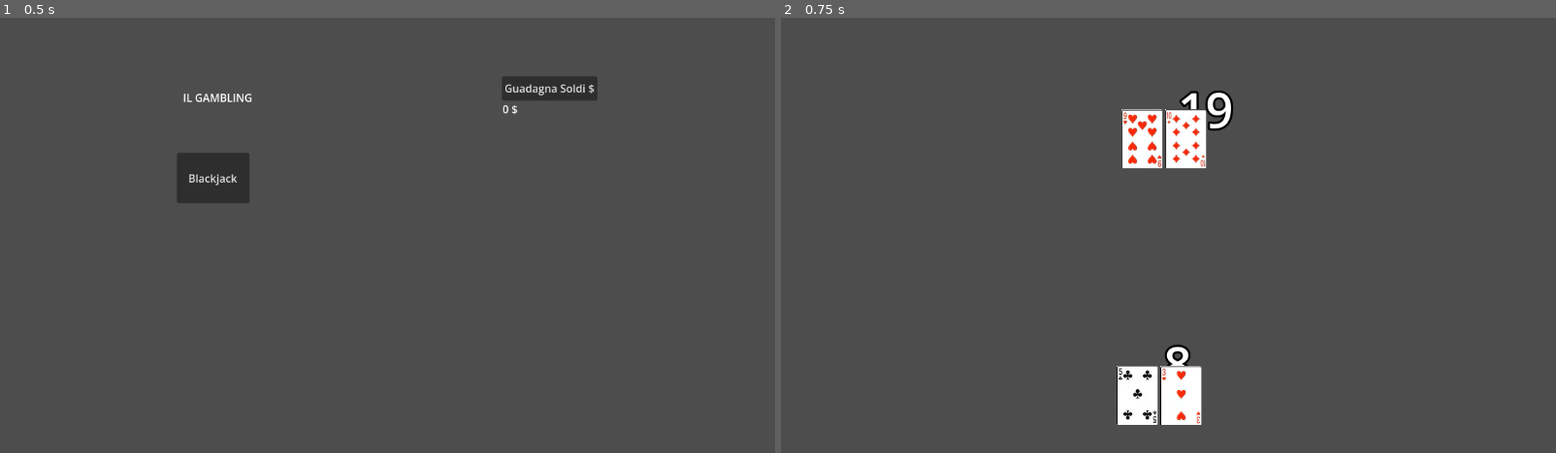
Above: before the commit, frames 1-2 (left to right).
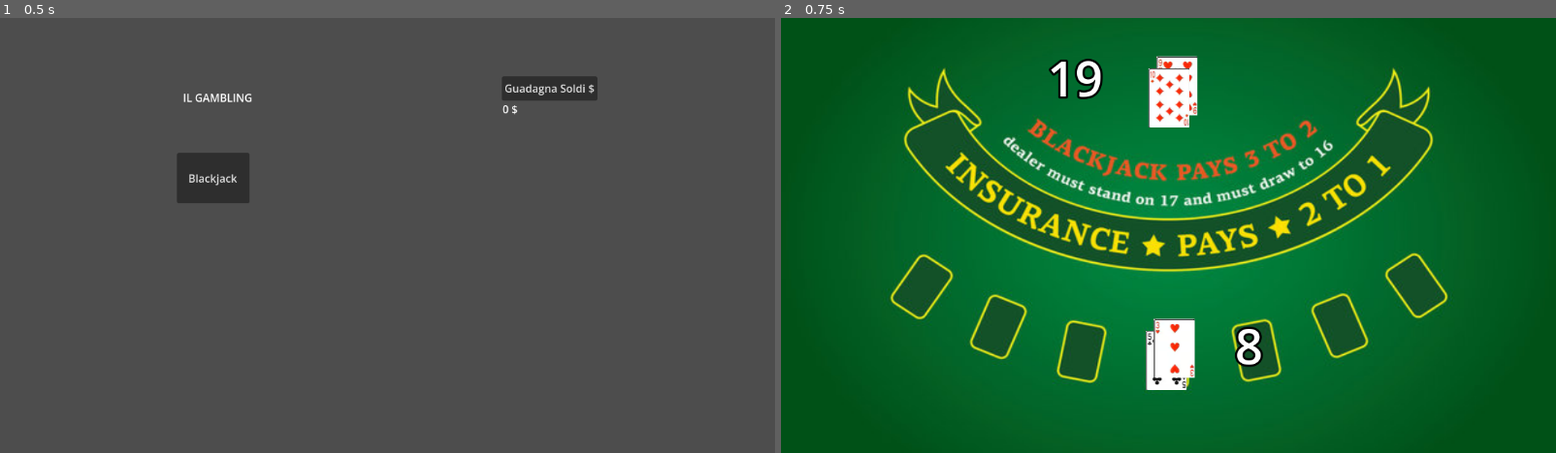
Above: after the commit, the same moments.

Repository: matvan99it/ryu-gambling-gotoku
Game: Godot game, scene res://scene/MainMenu.tscn
The game is run twice, just before and just after one commit, with the same random seed, the same clock (stepped at 60 frames per second) and the same inputs.
Inputs:
- Up to frame 1 (0.5 s): no input
- Up to frame 2 (0.75 s): click "Blackjack" at 0.5 s

Frame 1 is identical in both runs. In frame 2, 100% of the frame differs, in the area x 0-100%, y 0-100%.

Commit message:
sistemata la grafica

Diff:
--- a/scene/BlackJack.tscn
+++ b/scene/BlackJack.tscn
@@ -1,30 +1,48 @@
 [gd_scene format=3 uid="uid://t1ir6sro3ctf"]
 
 [ext_resource type="Script" uid="uid://cnvst2ko6ef1b" path="res://script/blackjack.gd" id="1_5rsf8"]
+[ext_resource type="Texture2D" uid="uid://3gc7u5e0g6e7" path="res://raisorse/blackjack-table.jpg" id="2_5oi6q"]
 
-[node name="Node2D" type="Node2D" unique_id=769952140]
+[node name="Node2D" type="Control" unique_id=1895536043]
+layout_mode = 3
+anchors_preset = 15
+anchor_right = 1.0
+anchor_bottom = 1.0
+grow_horizontal = 2
+grow_vertical = 2
 script = ExtResource("1_5rsf8")
 
+[node name="TextureRect" type="TextureRect" parent="." unique_id=270753857]
+layout_mode = 1
+anchors_preset = 15
+anchor_right = 1.0
+anchor_bottom = 1.0
+grow_horizontal = 2
+grow_vertical = 2
+texture = ExtResource("2_5oi6q")
+
 [node name="dealerTotal" type="Label" parent="." unique_id=616979986]
-offset_left = 590.0
-offset_top = 87.0
-offset_right = 699.0
-offset_bottom = 188.0
+layout_mode = 0
+offset_left = 396.0
+offset_top = 40.0
+offset_right = 505.0
+offset_bottom = 141.0
 theme_override_constants/outline_size = 13
 theme_override_font_sizes/font_size = 72
 text = "00"
 
 [node name="playerTotal" type="Label" parent="." unique_id=1707091584]
-offset_left = 569.0
-offset_top = 466.0
-offset_right = 678.0
-offset_bottom = 567.0
+layout_mode = 0
+offset_left = 675.0
+offset_top = 439.0
+offset_right = 784.0
+offset_bottom = 540.0
 theme_override_constants/outline_size = 13
 theme_override_font_sizes/font_size = 72
 text = "00"
 
 [node name="dealerStartPos" type="Marker2D" parent="." unique_id=1402232871]
-position = Vector2(506, 136)
+position = Vector2(589, 101)
 
 [node name="playerStartPos" type="Marker2D" parent="." unique_id=57877640]
-position = Vector2(499, 518)
+position = Vector2(573, 510)
--- /dev/null
+++ b/scene/BlakJack3D.tscn
@@ -0,0 +1,11 @@
+[gd_scene format=3 uid="uid://dhmvjwm1qsgt"]
+
+[sub_resource type="PlaneMesh" id="PlaneMesh_j4lcf"]
+lightmap_size_hint = Vector2i(12, 7)
+size = Vector2(0.655, 0.33)
+
+[node name="Node3D" type="Node3D" unique_id=1316020577]
+
+[node name="MeshInstance3D" type="MeshInstance3D" parent="." unique_id=1851641213]
+transform = Transform3D(17.296474, 0, 0, 0, 0.99637365, 0, 0, 0, 18.559717, 0, 0, 0)
+mesh = SubResource("PlaneMesh_j4lcf")
--- a/script/blackjack.gd
+++ b/script/blackjack.gd
@@ -1,4 +1,4 @@
-extends Node2D
+extends Control
 
 var deck: Mazzo
 var card_scene = preload("res://scene/CardScene.tscn")          # scena della carta
@@ -9,10 +9,14 @@
 var totale_player := 0
 var totale_dealer := 0
 
-var start_position := Vector2(50, 50)  # punto iniziale della griglia
-var spacing_x := 65                     # distanza orizzontale tra le carte
-var spacing_y := 100                    # distanza verticale tra le righe
-var cards_per_row := 13                 # numero di carte per riga (Asso → Re)
+# Testing spqn carte
+# var start_position := Vector2(50, 50)  # punto iniziale della griglia
+# var spacing_x := 65                     # distanza orizzontale tra le carte
+# var spacing_y := 100                    # distanza verticale tra le righe
+# var cards_per_row := 13                 # numero di carte per riga (Asso → Re)
+
+@export var offset_y: int = 18
+@export var offset_x: int = 12
 
 func _ready():
 	deck = Mazzo.new()
@@ -38,6 +42,9 @@
 		x = $dealerStartPos.position.x
 		y = $dealerStartPos.position.y
 		carte = mano_dealer
+		offset_x *= -1
+		offset_y *= -1
+
 
 	var col_count = 0
 	print(carte)
@@ -52,8 +59,9 @@
 
 
 		# sposta alla prossima colonna
-		x += spacing_x
-		col_count += 1
+		# sposta leggermente verso il basso
+		y -= offset_y
+		x += offset_x
 
 	# # aggiungi la carta coperta (retro) alla fine
 	# var back_card_node = card_scene.instantiate()
--- a/script/card_scene.gd
+++ b/script/card_scene.gd
@@ -11,7 +11,7 @@
 	$Sprite2D.texture = sprite_sheet
 	$Sprite2D.region_enabled = true
 	$Sprite2D.region_rect = Rect2(Vector2.ZERO, Vector2(card_width, card_height))
-	$Sprite2D.centered = false
+	$Sprite2D.centered = true
 	$Area2D.connect("input_event", Callable(self, "_on_card_clicked"))
 	update_view()
 
Binary file added: raisorse/blackjack-table.jpg
